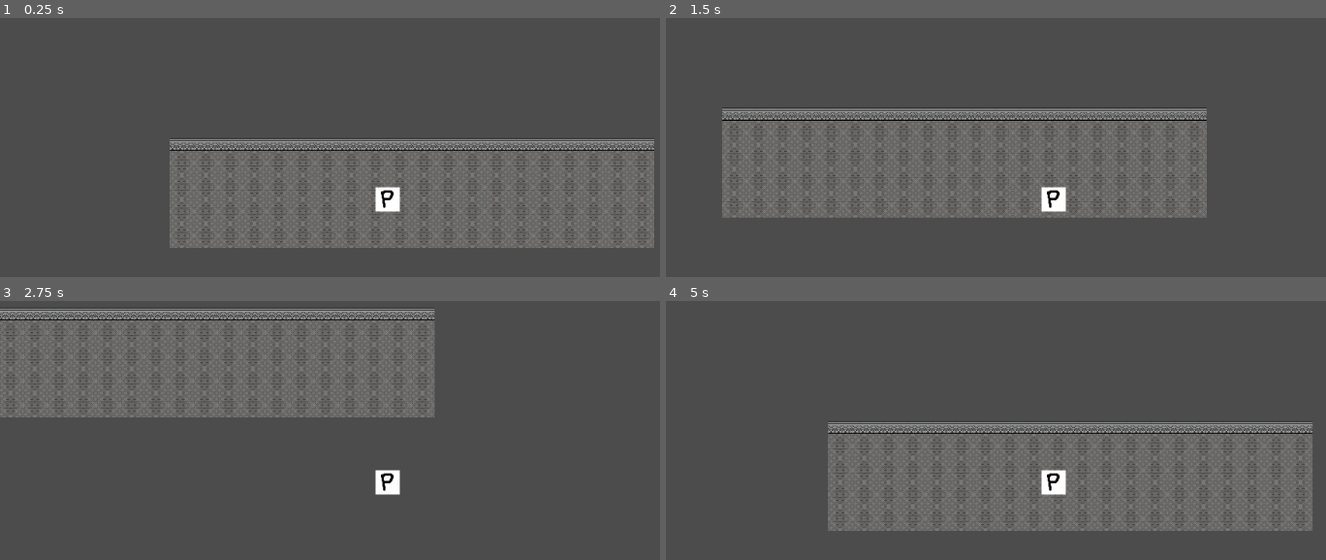
Above: before the commit, frames 1-4 (two rows, left to right).
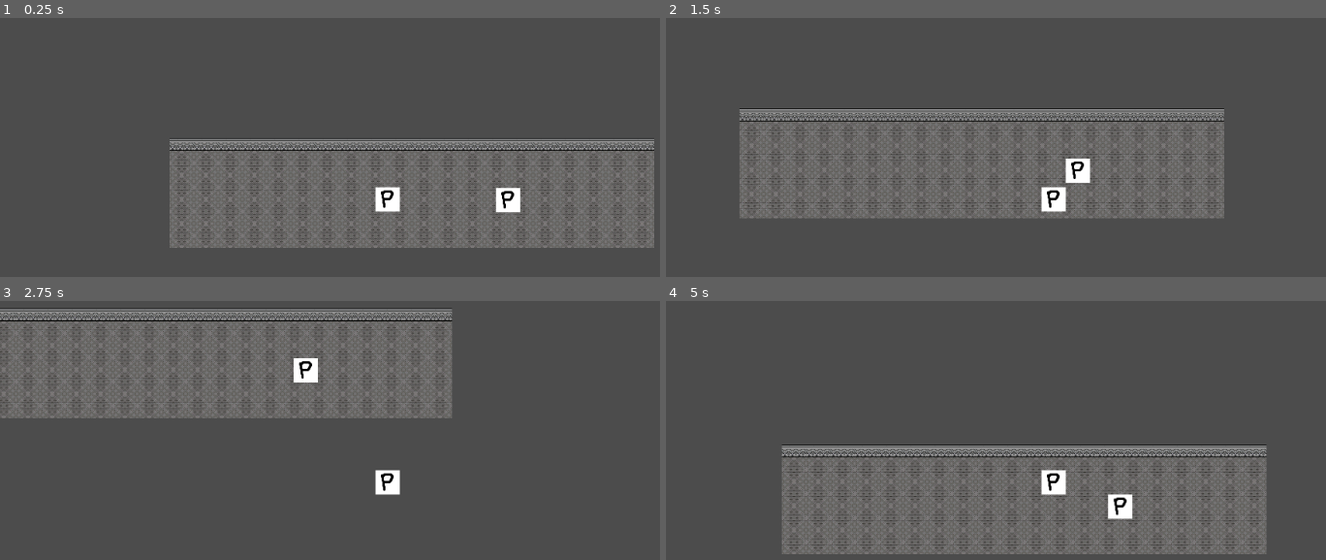
Above: after the commit, the same moments.

Repository: Xwilarg/SpaceOpera
Game: Godot game, scene res://Scenes/Main.tscn
Same seed, same stepped clock (60 frames per second), same inputs: the game is played once before the commit and once after it.
Inputs (mouse positions are in pixels of both pictures, inside the frame that each line leads up to):
- Up to frame 1 (0.25 s): no input
- Up to frame 2 (1.5 s): tap Enter at 0.5 s; move the mouse to (1227, 175) at 0.52 s; press the mouse at (1227, 175) at 0.53 s; hold D (move_right) 0.53-1.28 s; move the mouse to (897, 222) at 1.27 s; release the mouse at (897, 222) at 1.28 s; hold S (move_down) from 1.28 s (still down); click (897, 222) at 1.35 s
- Up to frame 3 (2.75 s): move the mouse to (462, 381) at 2.02 s; release S (move_down) at 2.03 s; press the mouse at (462, 381) at 2.03 s; hold D (move_right) from 2.03 s (still down)
- Up to frame 4 (5 s): move the mouse to (outside the picture) at 2.77 s; release D (move_right) at 2.78 s; release the mouse at (outside the picture) at 2.78 s; hold W (move_up) 2.78-3.53 s; click (outside the picture) at 2.85 s; move the mouse to (1286, 549) at 3.52 s; press the mouse at (1286, 549) at 3.53 s; hold A (move_left) from 3.53 s (still down); move the mouse to (817, 414) at 4.27 s; release the mouse at (817, 414) at 4.28 s; click (817, 414) at 4.35 s

The runs differ from the first frame. In frame 1, 0.4% of the frame differs, in the area x 75-79%, y 65-76%; in frame 2, 7.2%; in frame 3, 5.7%; in frame 4, 17%, in the area x 17-98%, y 46-98%.

Commit message:
Add sample player

Diff:
--- a/Scenes/Main.tscn
+++ b/Scenes/Main.tscn
@@ -1,8 +1,9 @@
-[gd_scene load_steps=7 format=2]
+[gd_scene load_steps=9 format=2]
 
 [ext_resource path="res://Prefabs/Player.tscn" type="PackedScene" id=1]
 [ext_resource path="res://Sprites/Mur_1.png" type="Texture" id=2]
 [ext_resource path="res://Sprites/Tuile_Metal_1.png" type="Texture" id=3]
+[ext_resource path="res://Sprites/Player.png" type="Texture" id=4]
 
 [sub_resource type="ConvexPolygonShape2D" id=3]
 points = PoolVector2Array( 32, 32, 0, 32, 0, 0, 32, 0 )
@@ -46,6 +47,9 @@
 0/shapes = [  ]
 0/z_index = 0
 
+[sub_resource type="CircleShape2D" id=4]
+radius = 16.0
+
 [node name="Scene" type="Node2D"]
 
 [node name="Player" parent="." instance=ExtResource( 1 )]
@@ -65,3 +69,12 @@
 cell_size = Vector2( 32, 32 )
 format = 1
 tile_data = PoolIntArray( -65545, 0, 0, -65544, 0, 0, -65543, 0, 0, -65542, 0, 0, -65541, 0, 0, -65540, 0, 0, -65539, 0 …(928 unchanged characters)…
+
+[node name="Player-Empty" type="KinematicBody2D" parent="."]
+position = Vector2( 159, 1 )
+
+[node name="CollisionShape2D" type="CollisionShape2D" parent="Player-Empty"]
+shape = SubResource( 4 )
+
+[node name="Sprite" type="Sprite" parent="Player-Empty/CollisionShape2D"]
+texture = ExtResource( 4 )
--- a/Scripts/Player.gd
+++ b/Scripts/Player.gd
@@ -1,11 +1,15 @@
 extends KinematicBody2D
 
 var speed = 200
+var reload_time = 0.0
 
 func _ready():
 	pass
 
 func _physics_process(delta):
+	if reload_time > 0.0:
+		reload_time -= delta
+
 	var x = 0
 	var y = 0
 
@@ -21,5 +25,6 @@
 	var velocity = (global_transform.y * y + global_transform.x * x).normalized()
 	move_and_slide(velocity * speed)
 
-	if Input.is_action_pressed("shoot"):
+	if Input.is_action_pressed("shoot") && reload_time <= 0.0:
 		print($RayCast2D.get_collider())
+		reload_time = 1.0
